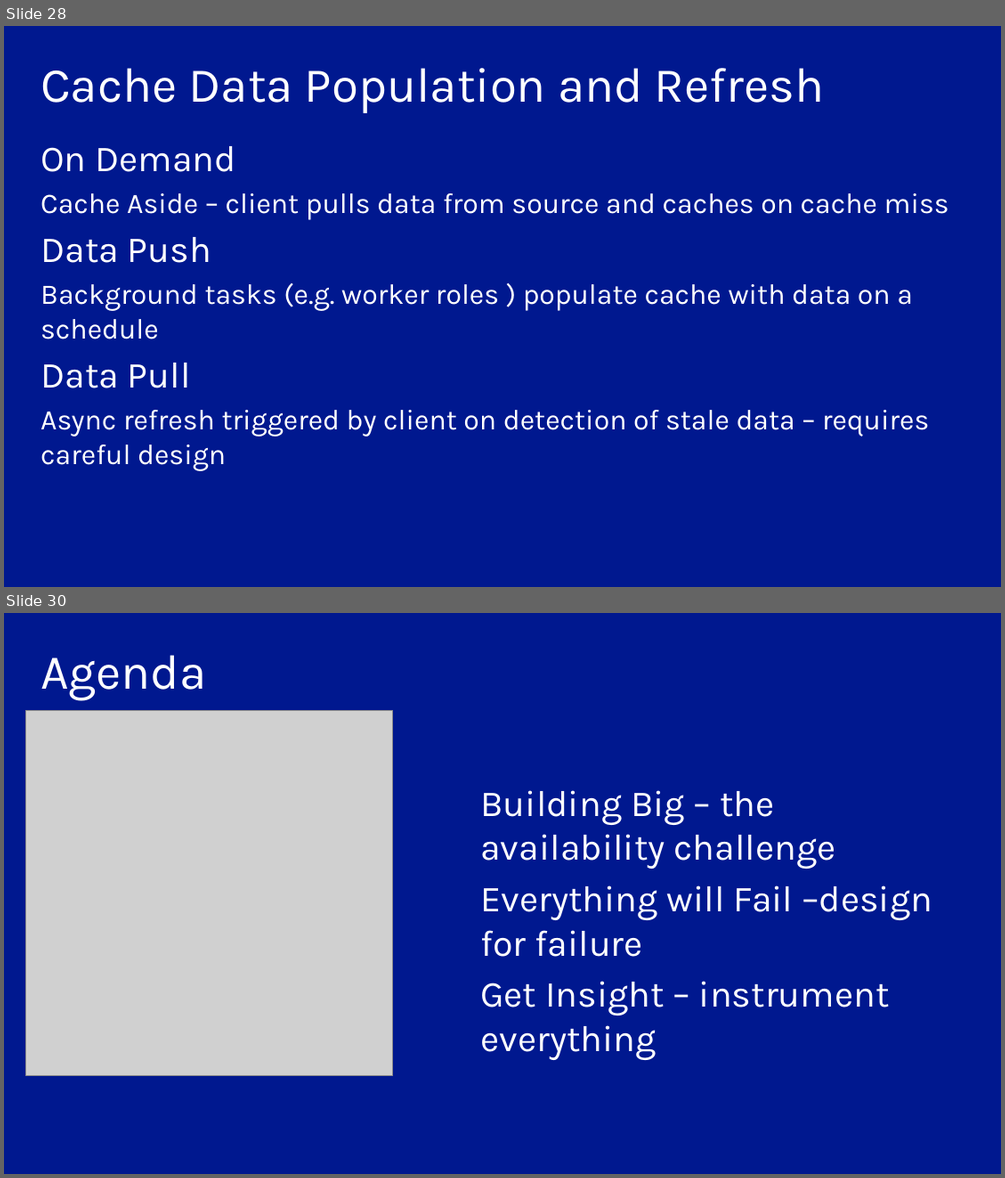
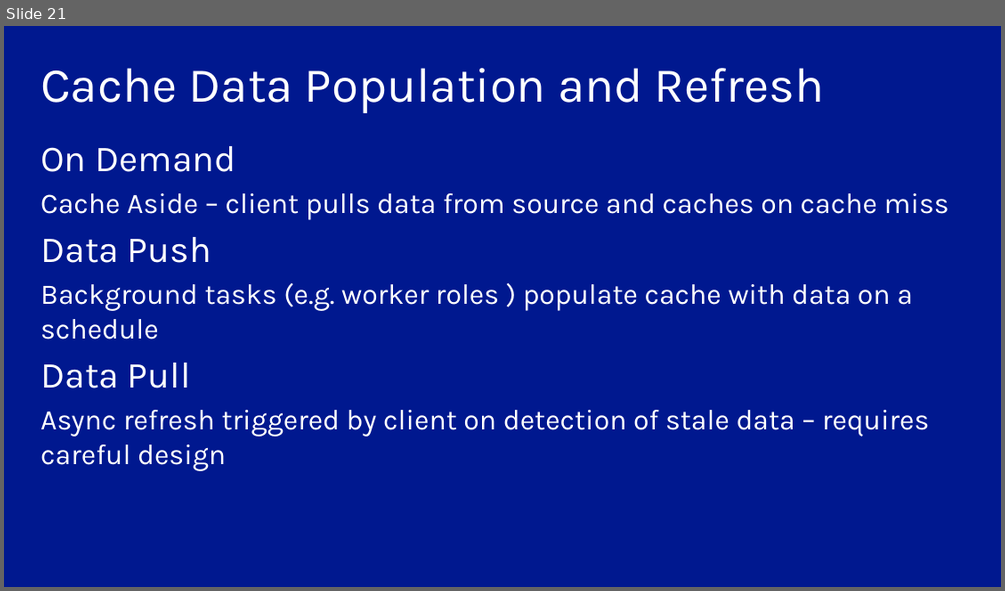
Before and after one commit to arif-aigonix/leap2015, a slide deck: HighThroughputDesignPrinciples-Edited.pptx. Shown one above the other, each under a label of ours: slides 28 and 30 before the commit, slide 21 after it; the slides between them are not shown. The pictures are 1005x1178 and 1005x591 pixels, drawn with LibreOffice and Linux fonts; fonts in the diff are those of the drawing; grey boxes stand for pictures. Boxes give left, top, right and bottom in pixels: in the first picture for what was removed or moved away, otherwise in the second. Text is boxed around its words. In the diff, an @@ line names an element or a change of style, - is before the commit and + after.

```diff
--- a/HighThroughputDesignPrinciples-Edited.pptx
+++ b/HighThroughputDesignPrinciples-Edited.pptx
@@ slide 30 removed at (x1=4, y1=613, x2=1001, y2=1174), background #00188F @@
@@ title removed at (x1=40, y1=655, x2=206, y2=701) @@
-Agenda
@@ picture removed at (x1=26, y1=710, x2=392, y2=1075) @@
@@ text removed at (x1=480, y1=790, x2=932, y2=1060) @@
-Building Big – the availability challenge
-Everything will Fail –design for failure
-Get Insight – instrument everything
@@ what was slide 28 is now slide 21 @@
```
Also in this commit, not shown: 2 slides changed, 13 other slides removed, 1 other file.
